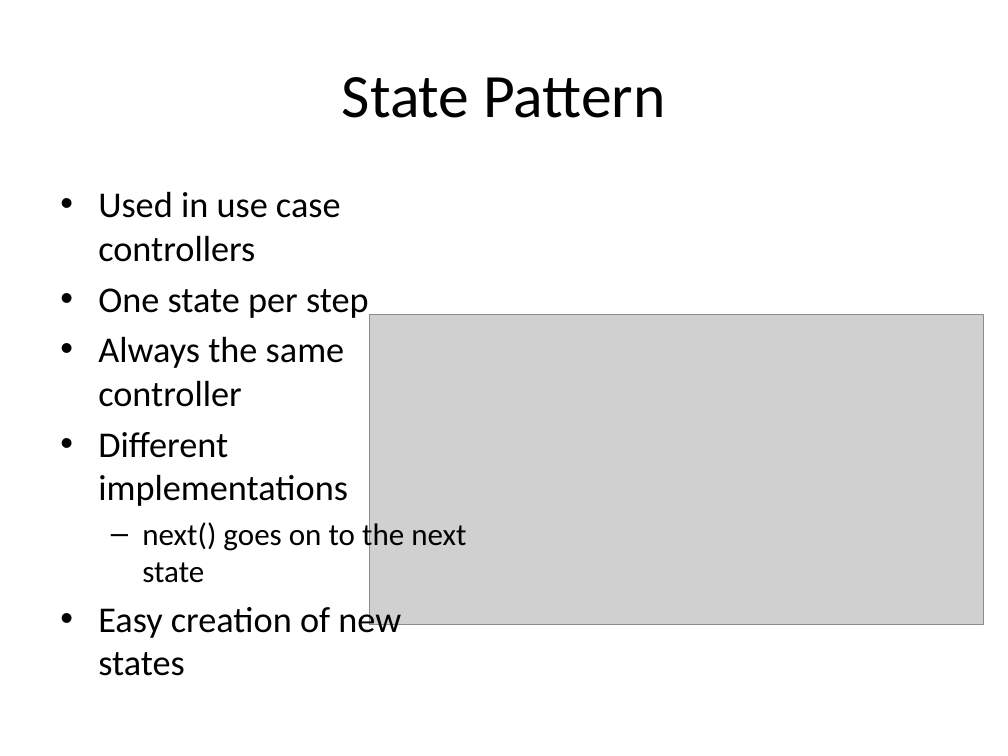
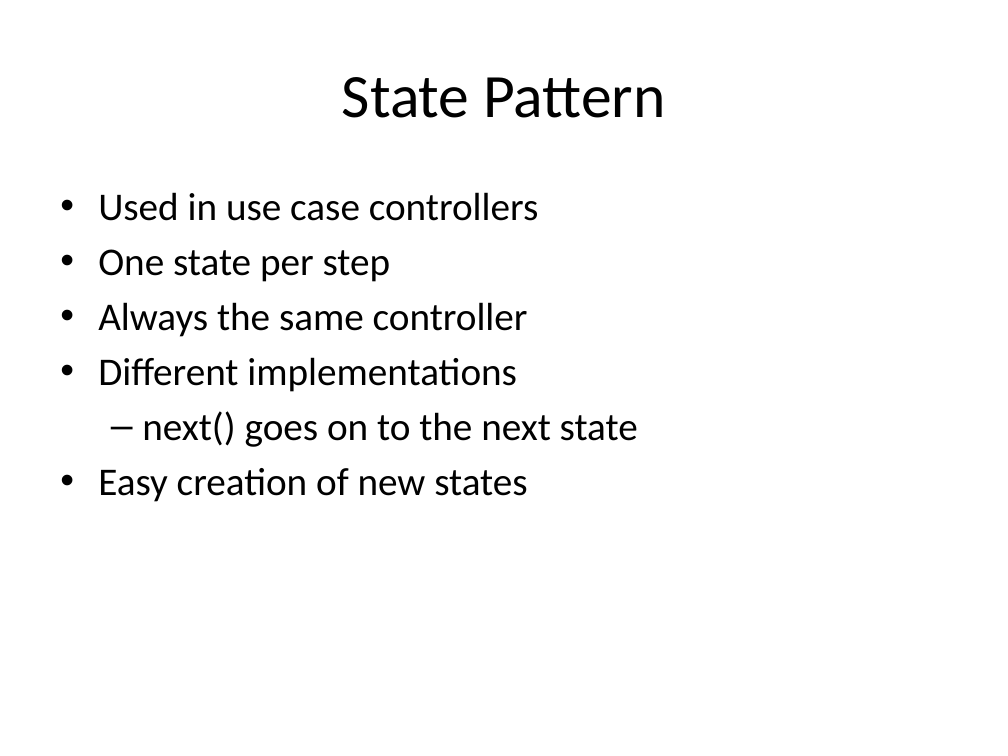
Before and after one commit to markusmo/HotelSoftware, a slide deck: slide 16 of Documentation/Praesentation/TechnicalPart.pptx. Drawn at 1008x756 pixels with LibreOffice and Linux fonts; fonts in the diff are those of the drawing; grey boxes stand for pictures. Boxes give left, top, right and bottom in pixels: in the first picture for what was removed or moved away, otherwise in the second. Text is boxed around its words. In the diff, an @@ line names an element or a change of style, - is before the commit and + after.

```diff
--- a/Documentation/Praesentation/TechnicalPart.pptx
+++ b/Documentation/Praesentation/TechnicalPart.pptx
@@ text "Used in use case controllers" at [98,192,638,502]: size 25.9 to 28 pt in "Used in use case controllers", "One state per step", "Always the same controller", "Different implementations" and 1 more places; size 22.2 to 28 pt in "next() goes on to the next state"; more space between paragraphs @@
@@ picture removed at [369,314,984,624] @@
```
Also in this commit, not shown: 5 other slides changed, 3 slides added, 4 other files.
